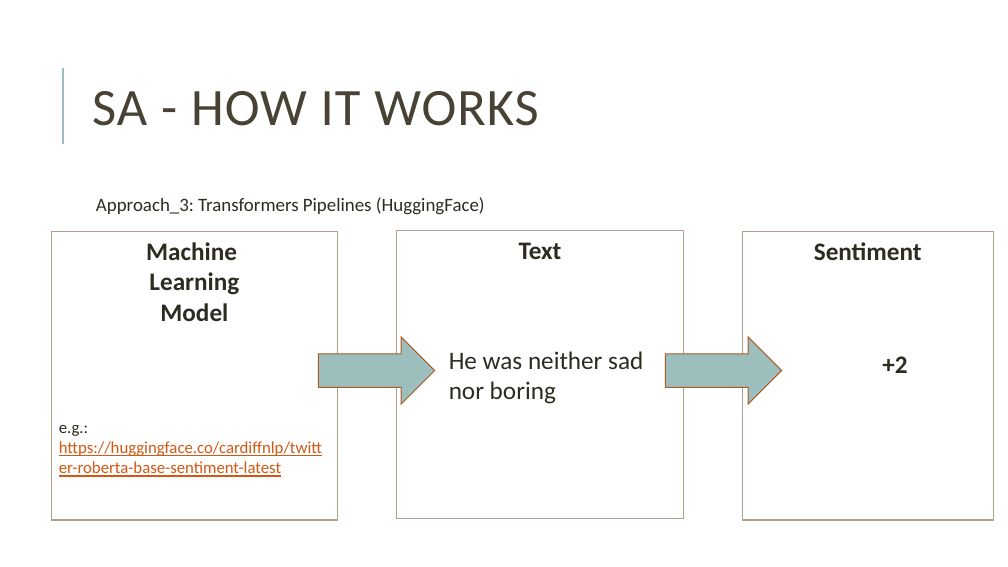
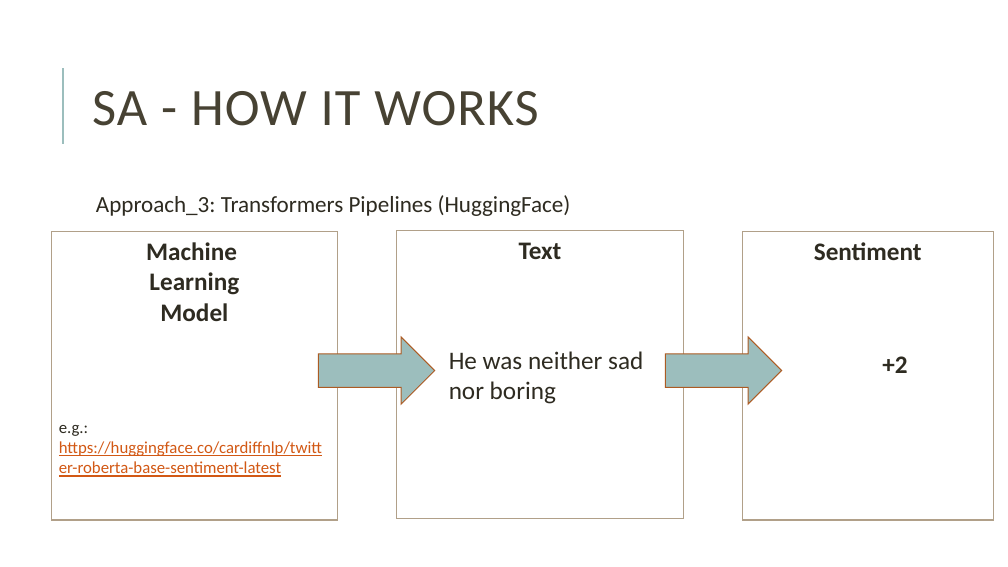
Before and after one commit to giuliagrisot/Sentiment_Analysis_CDH_Data_School_2024, a slide deck: slide 14 of SA.pptx (slide 16 before the commit). Drawn at 1008x567 pixels with LibreOffice and Linux fonts; fonts in the diff are those of the drawing. Boxes give left, top, right and bottom in pixels: in the first picture for what was removed or moved away, otherwise in the second. Text is boxed around its words. In the diff, an @@ line names an element or a change of style, - is before the commit and + after.

```diff
--- a/SA.pptx
+++ b/SA.pptx
@@ text "Approach_3: Transformers Pipelines (HuggingFace)" at (96,195,571,216): size 18 to 22 pt; line spacing 1 to 0.9 @@
```
Also in this commit, not shown: 9 other slides changed, 3 slides added, 6 slides removed.
